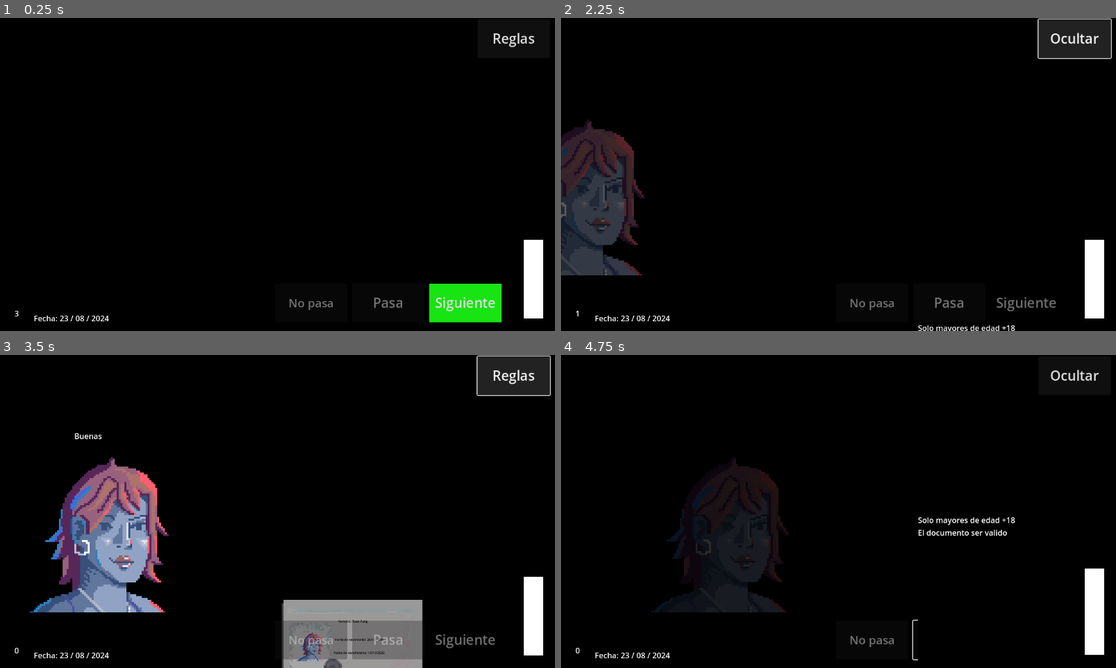
Above: before the commit, frames 1-4 (two rows, left to right).
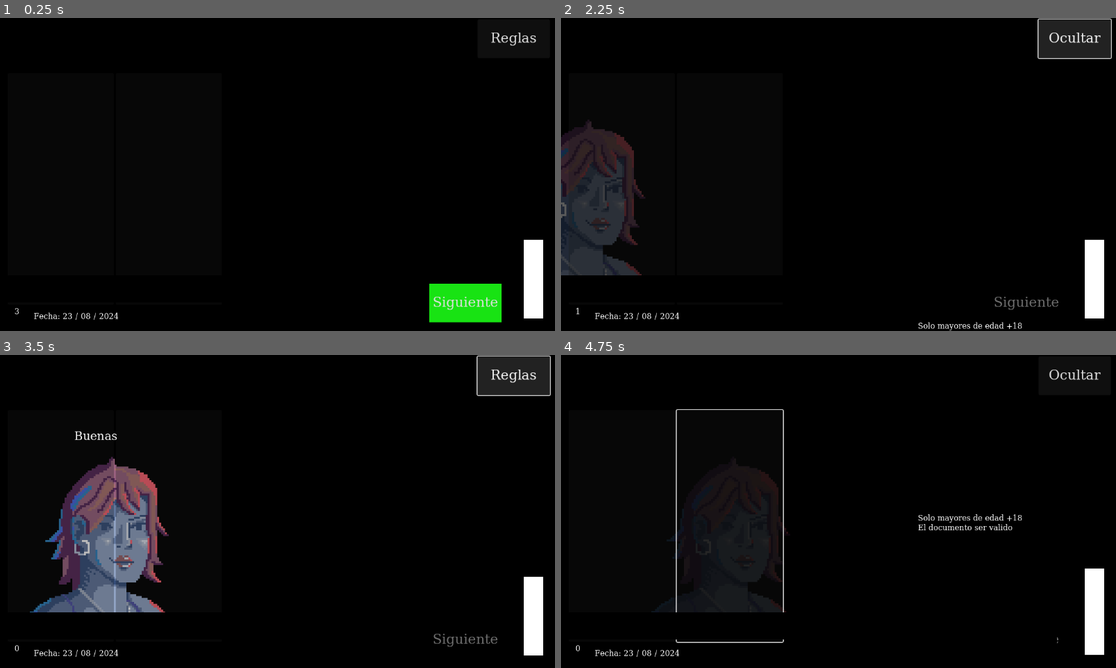
Above: after the commit, the same moments.

Repository: joacoague15/dni-en-mano
Game: Godot game, scene res://main_scene.tscn
The game is run twice, just before and just after one commit, with the same random seed, the same clock (stepped at 60 frames per second) and the same inputs.
Inputs (mouse positions are in pixels of both pictures, inside the frame that each line leads up to; where the layout moved, square brackets give the same spot in the first picture):
- Up to frame 1 (0.25 s): no input
- Up to frame 2 (2.25 s): click "Reglas" at 0.5 s; click "Siguiente" at 1.25 s; click "Reglas" at 2 s
- Up to frame 3 (3.5 s): click "Ocultar" at 2.75 s
- Up to frame 4 (4.75 s): click "Reglas" at 3.5 s; click (727, 527) [949, 639] at 4.25 s

The runs differ from the first frame. In frame 1, 0.8% of the frame differs, in the area x 2-97%, y 4-97%; in frame 2, 1.1%; in frame 3, 12%, in the area x 2-97%, y 4-100%; in frame 4, 1.6%.

Commit message:
New font and new idea for UI

Diff:
--- a/main_scene.tscn
+++ b/main_scene.tscn
@@ -6,6 +6,7 @@
 [ext_resource type="Script" path="res://dialogueControl.gd" id="3_sps78"]
 [ext_resource type="Script" path="res://CountdownNode.gd" id="4_08bw2"]
 [ext_resource type="Texture2D" uid="uid://cg36bkxe7pvht" path="res://characterImages/character1.png" id="4_j40fr"]
+[ext_resource type="FontFile" uid="uid://ch3o0w58ht37u" path="res://dni_font.ttf" id="4_wwmhm"]
 
 [sub_resource type="Animation" id="Animation_uj37j"]
 length = 0.001
@@ -46,7 +47,7 @@
 "times": PackedFloat32Array(0, 1),
 "transitions": PackedFloat32Array(1, 1),
 "update": 0,
-"values": [Vector2(40, 600), Vector2(40, 90)]
+"values": [Vector2(40, 1300), Vector2(40, 30)]
 }
 tracks/1/type = "value"
 tracks/1/imported = false
@@ -74,7 +75,7 @@
 "times": PackedFloat32Array(0, 0.4),
 "transitions": PackedFloat32Array(1, 1),
 "update": 0,
-"values": [Vector2(40, 90), Vector2(40, 400)]
+"values": [Vector2(40, 90), Vector2(40, 600)]
 }
 tracks/1/type = "value"
 tracks/1/imported = false
@@ -151,6 +152,33 @@
 "values": [Color(0, 0, 0, 1), Color(0, 0, 0, 1), Color(1, 1, 1, 1)]
 }
 
+[sub_resource type="Animation" id="Animation_j7jno"]
+resource_name = "character_enter"
+tracks/0/type = "value"
+tracks/0/imported = false
+tracks/0/enabled = true
+tracks/0/path = NodePath(".:position")
+tracks/0/interp = 1
+tracks/0/loop_wrap = true
+tracks/0/keys = {
+"times": PackedFloat32Array(0, 1),
+"transitions": PackedFloat32Array(1, 1),
+"update": 0,
+"values": [Vector2(-100, -50), Vector2(200, -50)]
+}
+tracks/1/type = "value"
+tracks/1/imported = false
+tracks/1/enabled = true
+tracks/1/path = NodePath(".:self_modulate")
+tracks/1/interp = 1
+tracks/1/loop_wrap = true
+tracks/1/keys = {
+"times": PackedFloat32Array(0, 0.5, 1),
+"transitions": PackedFloat32Array(1, 1, 1),
+"update": 0,
+"values": [Color(1, 1, 1, 1), Color(0, 0, 0, 1), Color(0, 0, 0, 1)]
+}
+
 [sub_resource type="Animation" id="Animation_b8hw4"]
 resource_name = "character_idle"
 length = 6.0
@@ -166,33 +194,6 @@
 "transitions": PackedFloat32Array(1, 1, 1, 1, 1),
 "update": 0,
 "values": [Vector2(-100, -50), Vector2(-100, -48), Vector2(-100, -50), Vector2(-100, -52), Vector2(-100, -50)]
-}
-
-[sub_resource type="Animation" id="Animation_j7jno"]
-resource_name = "character_enter"
-tracks/0/type = "value"
-tracks/0/imported = false
-tracks/0/enabled = true
-tracks/0/path = NodePath(".:position")
-tracks/0/interp = 1
-tracks/0/loop_wrap = true
-tracks/0/keys = {
-"times": PackedFloat32Array(0, 1),
-"transitions": PackedFloat32Array(1, 1),
-"update": 0,
-"values": [Vector2(-100, -50), Vector2(200, -50)]
-}
-tracks/1/type = "value"
-tracks/1/imported = false
-tracks/1/enabled = true
-tracks/1/path = NodePath(".:self_modulate")
-tracks/1/interp = 1
-tracks/1/loop_wrap = true
-tracks/1/keys = {
-"times": PackedFloat32Array(0, 0.5, 1),
-"transitions": PackedFloat32Array(1, 1, 1),
-"update": 0,
-"values": [Color(1, 1, 1, 1), Color(0, 0, 0, 1), Color(0, 0, 0, 1)]
 }
 
 [sub_resource type="Animation" id="Animation_fba82"]
@@ -232,17 +233,38 @@
 "character_no_enter": SubResource("Animation_fba82")
 }
 
+[sub_resource type="StyleBoxFlat" id="StyleBoxFlat_0s8he"]
+bg_color = Color(0.6, 0.941176, 0.6, 1)
+
+[sub_resource type="StyleBoxFlat" id="StyleBoxFlat_gfm07"]
+bg_color = Color(0.6, 0, 0.6, 1)
+
+[sub_resource type="StyleBoxFlat" id="StyleBoxFlat_qrig6"]
+bg_color = Color(0.6, 0.6, 0.6, 0)
+
+[sub_resource type="StyleBoxFlat" id="StyleBoxFlat_4f0mv"]
+bg_color = Color(0.494118, 0.886275, 0.258824, 1)
+
 [sub_resource type="StyleBoxFlat" id="StyleBoxFlat_dg1wr"]
 bg_color = Color(0.0941176, 0.890196, 0.0745098, 1)
 
-[sub_resource type="StyleBoxFlat" id="StyleBoxFlat_4f0mv"]
-bg_color = Color(0.494118, 0.886275, 0.258824, 1)
-
-[sub_resource type="StyleBoxFlat" id="StyleBoxFlat_qrig6"]
-bg_color = Color(0.6, 0.6, 0.6, 0)
-
 [sub_resource type="StyleBoxFlat" id="StyleBoxFlat_nu1mr"]
 bg_color = Color(0, 0, 0, 1)
+
+[sub_resource type="Animation" id="Animation_7ou0i"]
+length = 0.001
+tracks/0/type = "value"
+tracks/0/imported = false
+tracks/0/enabled = true
+tracks/0/path = NodePath(".:position")
+tracks/0/interp = 1
+tracks/0/loop_wrap = true
+tracks/0/keys = {
+"times": PackedFloat32Array(0),
+"transitions": PackedFloat32Array(1),
+"update": 0,
+"values": [Vector2(170, 450)]
+}
 
 [sub_resource type="Animation" id="Animation_j1gxf"]
 resource_name = "rules_appear"
@@ -258,21 +280,6 @@
 "transitions": PackedFloat32Array(1, 1),
 "update": 0,
 "values": [Vector2(170, 450), Vector2(170, 0)]
-}
-
-[sub_resource type="Animation" id="Animation_7ou0i"]
-length = 0.001
-tracks/0/type = "value"
-tracks/0/imported = false
-tracks/0/enabled = true
-tracks/0/path = NodePath(".:position")
-tracks/0/interp = 1
-tracks/0/loop_wrap = true
-tracks/0/keys = {
-"times": PackedFloat32Array(0),
-"transitions": PackedFloat32Array(1),
-"update": 0,
-"values": [Vector2(170, 450)]
 }
 
 [sub_resource type="Animation" id="Animation_qfl5k"]
@@ -318,7 +325,7 @@
 [node name="DNIInformation" type="Sprite2D" parent="."]
 self_modulate = Color(1, 1, 1, 0)
 position = Vector2(-19, 400)
-scale = Vector2(0.4, 0.4)
+scale = Vector2(0.6, 0.6)
 texture = ExtResource("3_51jtu")
 script = ExtResource("2_m835h")
 
@@ -329,6 +336,8 @@
 offset_top = -130.0
 offset_right = 577.5
 offset_bottom = -89.0
+theme_override_fonts/font = ExtResource("4_wwmhm")
+theme_override_font_sizes/font_size = 28
 
 [node name="BornDateLabel" type="Label" parent="DNIInformation"]
 modulate = Color(0, 0, 0, 1)
@@ -337,6 +346,8 @@
 offset_top = -35.0
 offset_right = 570.0
 offset_bottom = 2.0
+theme_override_fonts/font = ExtResource("4_wwmhm")
+theme_override_font_sizes/font_size = 28
 
 [node name="DueDateLabel" type="Label" parent="DNIInformation"]
 modulate = Color(0, 0, 0, 1)
@@ -345,6 +356,8 @@
 offset_top = 33.0
 offset_right = 540.0
 offset_bottom = 68.0
+theme_override_fonts/font = ExtResource("4_wwmhm")
+theme_override_font_sizes/font_size = 28
 
 [node name="DNIAnimationPlayer" type="AnimationPlayer" parent="DNIInformation"]
 libraries = {
@@ -366,25 +379,29 @@
 }
 
 [node name="AcceptButton" type="Button" parent="."]
-offset_left = 160.0
-offset_top = 220.0
-offset_right = 310.0
-offset_bottom = 300.0
+offset_left = -330.0
+offset_top = -216.0
+offset_right = -110.0
+offset_bottom = 264.0
+theme_override_fonts/font = ExtResource("4_wwmhm")
 theme_override_font_sizes/font_size = 28
-text = "Pasa"
+theme_override_styles/normal = SubResource("StyleBoxFlat_0s8he")
 
 [node name="RejectButton" type="Button" parent="."]
-offset_top = 220.0
-offset_right = 150.0
-offset_bottom = 300.0
+offset_left = -554.0
+offset_top = -216.0
+offset_right = -334.0
+offset_bottom = 264.0
+theme_override_fonts/font = ExtResource("4_wwmhm")
 theme_override_font_sizes/font_size = 24
-text = "No pasa"
+theme_override_styles/normal = SubResource("StyleBoxFlat_gfm07")
 
 [node name="ShowRulesButton" type="Button" parent="."]
 offset_left = 420.0
 offset_top = -327.0
 offset_right = 570.0
 offset_bottom = -247.0
+theme_override_fonts/font = ExtResource("4_wwmhm")
 theme_override_font_sizes/font_size = 28
 text = "Reglas"
 
@@ -393,10 +410,11 @@
 offset_top = 220.0
 offset_right = 470.0
 offset_bottom = 300.0
+theme_override_fonts/font = ExtResource("4_wwmhm")
 theme_override_font_sizes/font_size = 28
+theme_override_styles/disabled = SubResource("StyleBoxFlat_qrig6")
+theme_override_styles/hover = SubResource("StyleBoxFlat_4f0mv")
 theme_override_styles/normal = SubResource("StyleBoxFlat_dg1wr")
-theme_override_styles/hover = SubResource("StyleBoxFlat_4f0mv")
-theme_override_styles/disabled = SubResource("StyleBoxFlat_qrig6")
 text = "Siguiente"
 
 [node name="ResultLabel" type="Label" parent="."]
@@ -405,12 +423,14 @@
 offset_top = -297.0
 offset_right = 251.0
 offset_bottom = -274.0
+theme_override_fonts/font = ExtResource("4_wwmhm")
 
 [node name="CurrentDateLabel" type="Label" parent="."]
 offset_left = -500.0
 offset_top = 280.0
 offset_right = -344.0
 offset_bottom = 303.0
+theme_override_fonts/font = ExtResource("4_wwmhm")
 text = "Fecha: 23 / 08 / 2024"
 
 [node name="RulesLabel" type="Label" parent="."]
@@ -418,6 +438,7 @@
 offset_top = 450.0
 offset_right = 458.0
 offset_bottom = 895.0
+theme_override_fonts/font = ExtResource("4_wwmhm")
 theme_override_styles/normal = SubResource("StyleBoxFlat_nu1mr")
 
 [node name="RulesAnimationPlayer" type="AnimationPlayer" parent="RulesLabel"]
@@ -430,6 +451,7 @@
 offset_top = -34.0
 offset_right = 556.0
 offset_bottom = 291.0
+theme_override_fonts/font = ExtResource("4_wwmhm")
 theme_override_styles/background = SubResource("StyleBoxFlat_0e6sb")
 theme_override_styles/fill = SubResource("StyleBoxFlat_60xdp")
 min_value = -100.0
@@ -449,6 +471,8 @@
 offset_top = 1.12799
 offset_right = 0.104004
 offset_bottom = 0.26387
+theme_override_fonts/font = ExtResource("4_wwmhm")
+theme_override_font_sizes/font_size = 24
 
 [node name="CountdownNode" type="Node" parent="."]
 script = ExtResource("4_08bw2")
@@ -465,6 +489,7 @@
 offset_top = -0.0480347
 offset_right = -0.400032
 offset_bottom = 0.0720215
+theme_override_fonts/font = ExtResource("4_wwmhm")
 
 [node name="BackgroundForCharacterAnimation" type="ColorRect" parent="."]
 offset_left = -643.0
--- a/project.godot
+++ b/project.godot
@@ -12,7 +12,7 @@
 
 config/name="DNIenMano"
 run/main_scene="res://main_scene.tscn"
-config/features=PackedStringArray("4.2", "GL Compatibility")
+config/features=PackedStringArray("4.3", "GL Compatibility")
 config/icon="res://icon.svg"
 
 [display]
@@ -20,6 +20,10 @@
 window/size/mode=3
 window/stretch/mode="viewport"
 
+[gui]
+
+theme/custom_font="res://dni_font.ttf"
+
 [rendering]
 
 renderer/rendering_method="gl_compatibility"
Binary file added: dni_font.ttf
Not shown, added: dni_font.ttf.import
Not shown: 1 places in main_scene.tscn that only renumber resources
